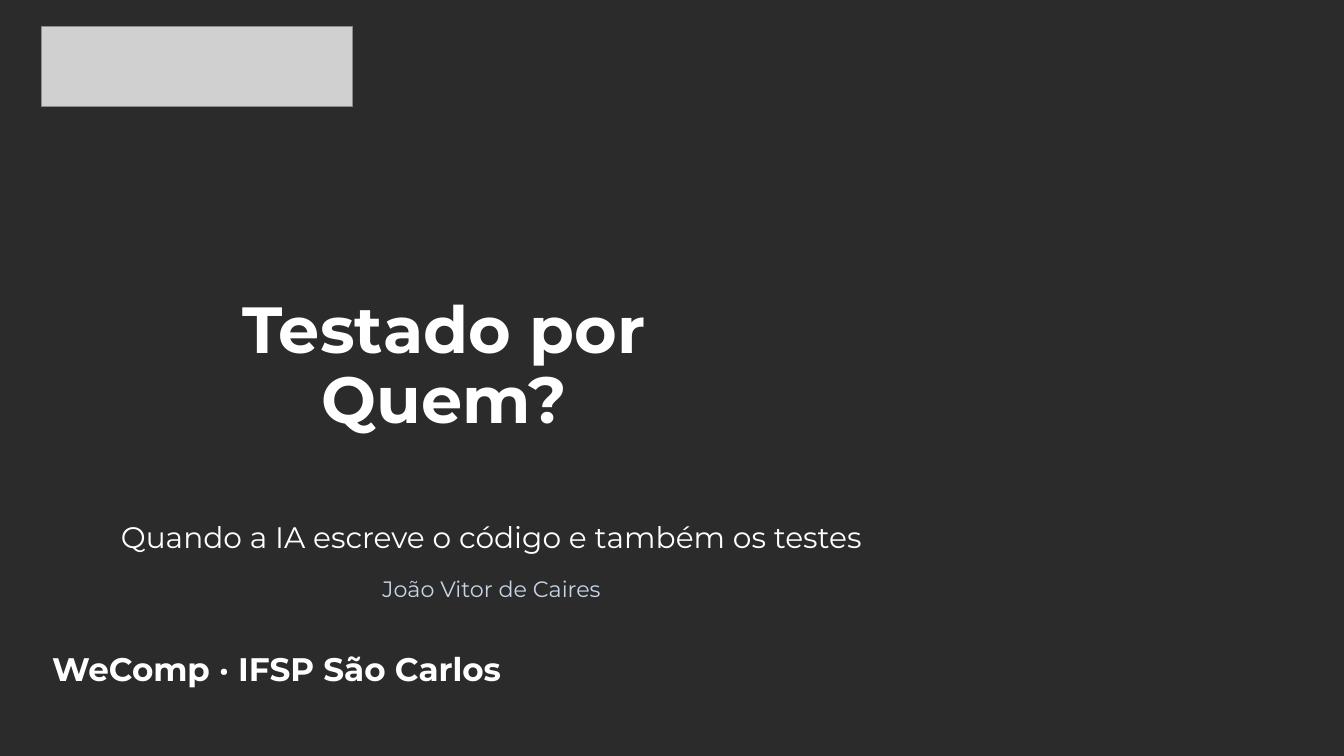
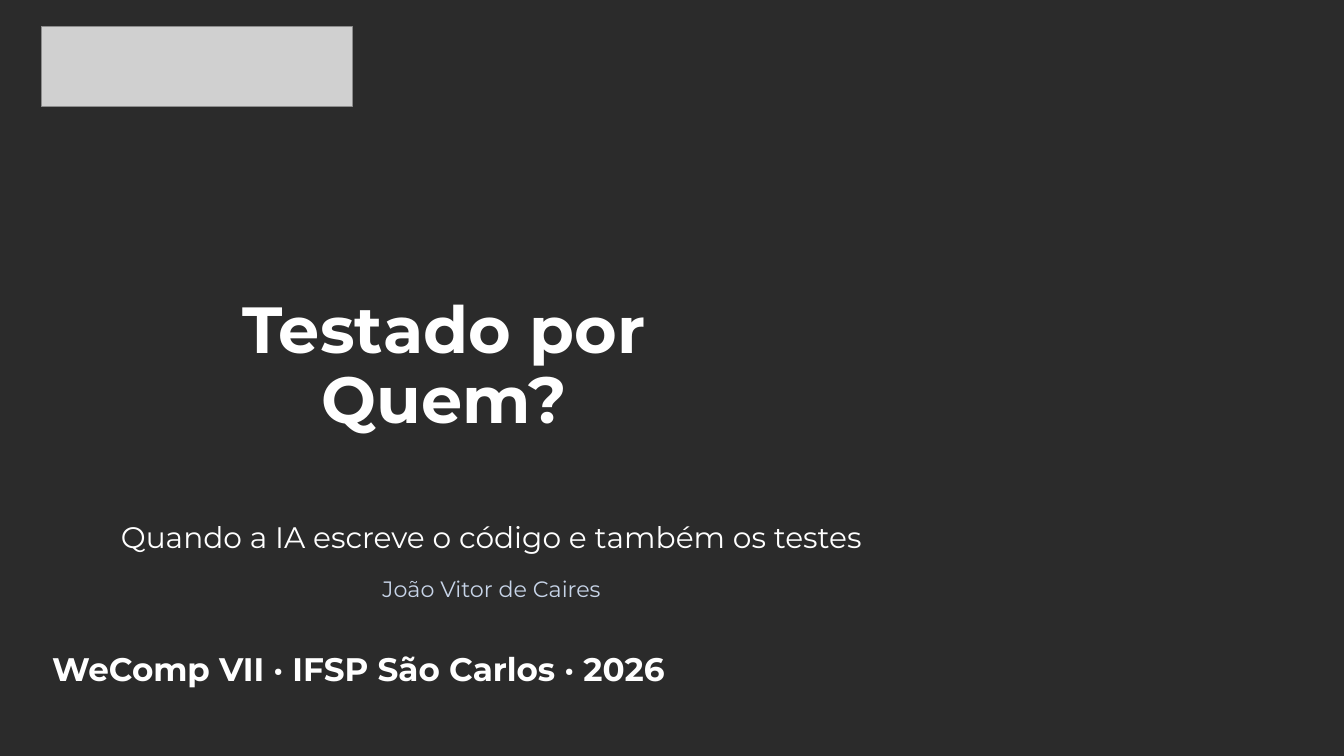
Before and after one commit to jvcaires/WeComp-Testing, a slide deck: slide 1 of WeComp - Testado Por Quem.pptx. Drawn at 1344x756 pixels with LibreOffice and Linux fonts; fonts in the diff are those of the drawing; grey boxes stand for pictures; background and template pictures are left out; a plain dark background stands for a picture behind light text. Boxes give left, top, right and bottom in pixels: in the first picture for what was removed or moved away, otherwise in the second. Text is boxed around its words. In the diff, an @@ line names an element or a change of style, - is before the commit and + after.

```diff
--- a/WeComp - Testado Por Quem.pptx
+++ b/WeComp - Testado Por Quem.pptx
@@ text at [52,656,664,688]: text changed @@
-WeComp · IFSP São Carlos
+WeComp VII · IFSP São Carlos · 2026
```
Also in this commit, not shown: 5 other slides changed, 2 slides added, 16 other files.
